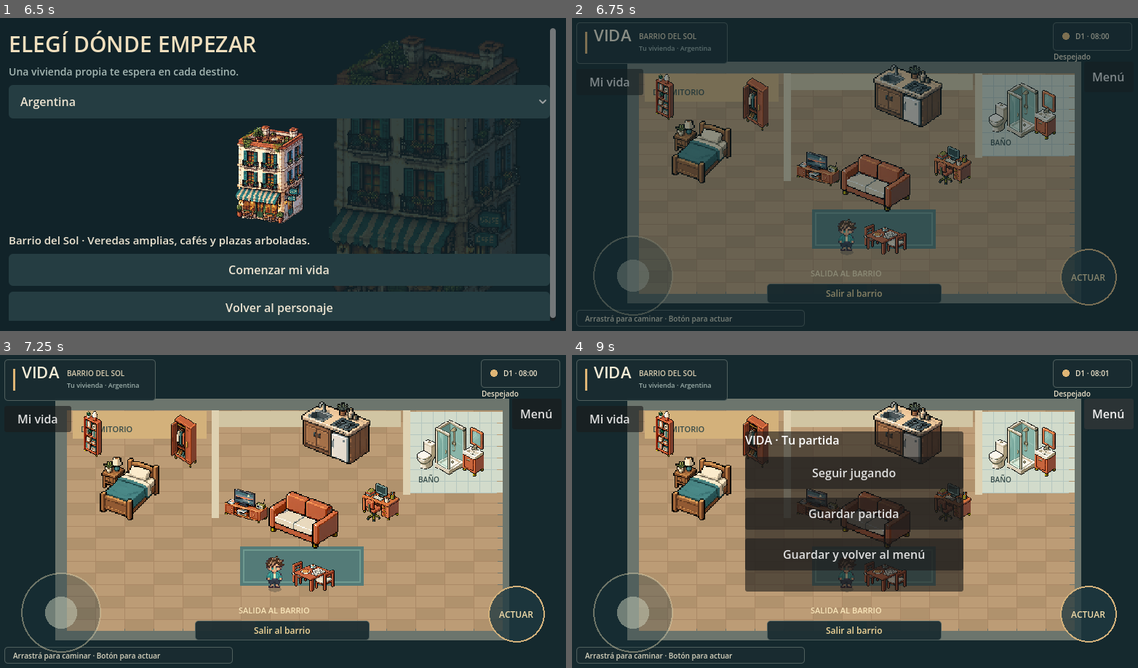
Above: before the commit, frames 1-4 (two rows, left to right).
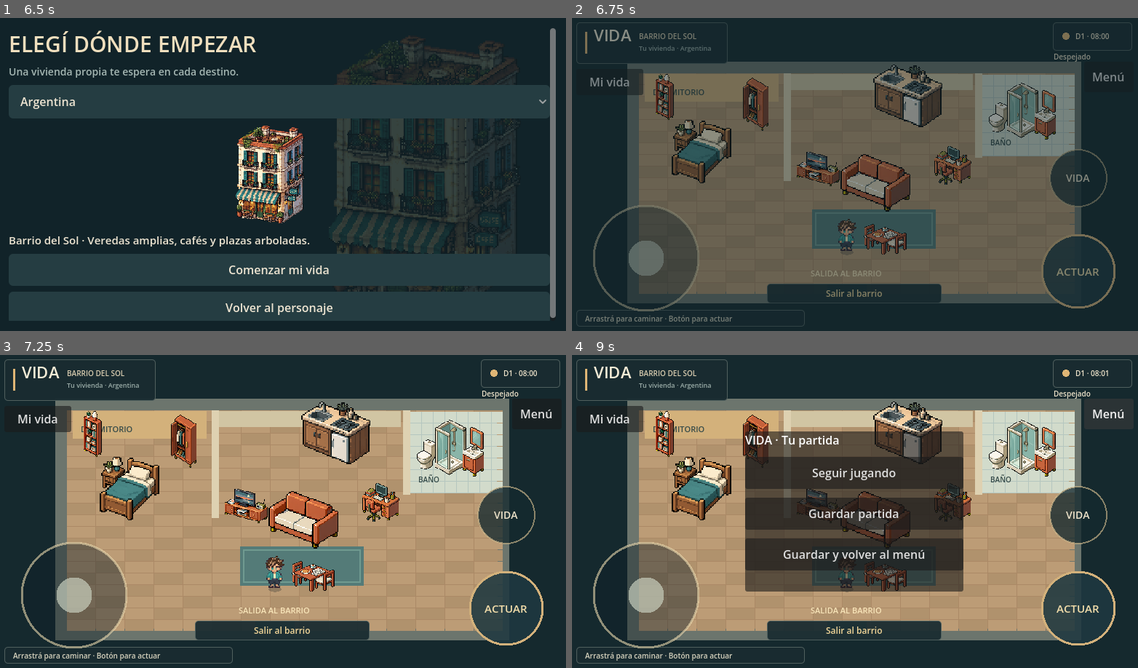
Above: after the commit, the same moments.

Repository: AgustinWojtyszyn/Life--simulador-de-vida
Game: Godot game, scene res://scenes/app.tscn
Same seed, same stepped clock (60 frames per second), same inputs: the game is played once before the commit and once after it.
Inputs:
- Up to frame 1 (6.5 s): click "Nueva vida" at 0.5 s; click "Hombre" at 1.25 s; click "Clara" at 2 s; click "Natural" at 2.75 s; click "Castaño" at 3.5 s; click "Turquesa" at 4.25 s; click "Gris" at 5 s; click "Continuar → Elegir país" at 5.75 s
- Up to frame 2 (6.75 s): click "Comenzar mi vida" at 6.5 s
- Up to frame 3 (7.25 s): no input
- Up to frame 4 (9 s): click "Mi vida" at 7.25 s; click "Volver al barrio" at 8 s; click "Menú" at 8.75 s

Frame 1 is identical in both runs. In frame 2, 4.7% of the frame differs, in the area x 3-97%, y 41-96%; in frame 3, 5.2%; in frame 4, 5.2%.

Commit message:
feat: add responsive mobile joystick and touch actions

Diff:
--- a/scripts/ui/touch_controls.gd
+++ b/scripts/ui/touch_controls.gd
@@ -2,9 +2,12 @@
 
 var stick_finger := -1
 var action_finger := -1
+var journal_finger := -1
 var stick_center := Vector2.ZERO
 var action_center := Vector2.ZERO
-var radius := 54.0
+var journal_center := Vector2.ZERO
+var radius := 72.0
+var action_radius := 50.0
 var context_available := false
 
 func _ready() -> void:
@@ -17,12 +20,20 @@
 func layout_controls() -> void:
 	var safe := DisplayServer.get_display_safe_area()
 	var screen := Vector2(DisplayServer.window_get_size())
+	var logical := get_viewport_rect().size
+	var scale_factor := clampf(minf(logical.x / 800.0, logical.y / 450.0), 1.0, 1.35)
+	radius = 72.0 * scale_factor
+	action_radius = 50.0 * scale_factor
 	var inset := Vector2(24, 24)
-	if screen.x > 0 and screen.y > 0:
-		inset = Vector2(maxf(24, safe.position.x * size.x / screen.x), maxf(24, (screen.y - safe.end.y) * size.y / screen.y))
-	stick_center = Vector2(inset.x + radius + 18, size.y - inset.y - radius - 8)
-	var right_inset := maxf(24, (screen.x - safe.end.x) * size.x / maxf(screen.x, 1))
-	action_center = Vector2(size.x - right_inset - 54, size.y - inset.y - 60)
+	if screen.x > 0 and screen.y > 0 and safe.size != Vector2i.ZERO:
+		inset = Vector2(
+			maxf(24, safe.position.x * logical.x / screen.x),
+			maxf(24, (screen.y - safe.end.y) * logical.y / screen.y)
+		)
+	stick_center = Vector2(inset.x + radius + 18, logical.y - inset.y - radius - 14)
+	var right_inset := maxf(24, (screen.x - safe.end.x) * logical.x / maxf(screen.x, 1)) if safe.size != Vector2i.ZERO else 24.0
+	action_center = Vector2(logical.x - right_inset - action_radius - 18, logical.y - inset.y - action_radius - 18)
+	journal_center = action_center + Vector2(0, -(action_radius * 2.0 + 28.0))
 	queue_redraw()
 
 func _process(_delta: float) -> void:
@@ -31,6 +42,7 @@
 	if get_tree().paused:
 		stick_finger = -1
 		action_finger = -1
+		journal_finger = -1
 		InputManager.reset()
 		queue_redraw()
 		return
@@ -43,46 +55,67 @@
 		queue_redraw()
 
 func _input(event: InputEvent) -> void:
-	if not visible or get_tree().paused:
+	if not visible:
 		return
 	if event is InputEventScreenTouch:
 		if event.pressed:
-			if stick_finger == -1 and event.position.distance_to(stick_center) < radius * 1.6:
+			if get_tree().paused:
+				return
+			if stick_finger == -1 and event.position.distance_to(stick_center) < radius * 1.55:
 				stick_finger = event.index
 				update_stick(event.position)
-			elif context_available and action_finger == -1 and event.position.distance_to(action_center) < 45:
+			elif action_finger == -1 and event.position.distance_to(action_center) < action_radius * 1.25:
 				action_finger = event.index
-				InputManager.touch_interaction = true
+				if context_available:
+					InputManager.touch_interaction = true
+			elif journal_finger == -1 and event.position.distance_to(journal_center) < action_radius:
+				journal_finger = event.index
+				open_journal()
 		else:
 			if event.index == stick_finger:
 				stick_finger = -1
 				InputManager.touch_vector = Vector2.ZERO
 			if event.index == action_finger:
 				action_finger = -1
-		queue_redraw()
+			if event.index == journal_finger:
+				journal_finger = -1
+			queue_redraw()
 	elif event is InputEventScreenDrag and event.index == stick_finger:
 		update_stick(event.position)
 
 func update_stick(at: Vector2) -> void:
 	var axis := (at - stick_center) / radius
-	InputManager.touch_vector = Vector2.ZERO if axis.length() < 0.15 else axis.limit_length()
+	InputManager.touch_vector = Vector2.ZERO if axis.length() < 0.12 else axis.limit_length()
 	queue_redraw()
+
+func open_journal() -> void:
+	var world := WorldManager.active_world
+	if not is_instance_valid(world):
+		return
+	var life_panel := world.get_node_or_null("LifePanel")
+	if life_panel != null and not life_panel.opened:
+		life_panel.show_journal()
 
 func _draw() -> void:
 	if not visible:
 		return
-	draw_circle(stick_center, radius, Color(0.1, 0.2, 0.23, 0.32))
-	draw_arc(stick_center, radius, 0, TAU, 48, Color(0.9, 0.85, 0.7, 0.42), 2)
-	draw_circle(stick_center + InputManager.touch_vector * radius * 0.7, 22, Color(0.8, 0.82, 0.74, 0.5))
-	if context_available:
-		draw_circle(action_center, 38, Color(0.12, 0.22, 0.25, 0.78))
-		draw_arc(action_center, 38, 0, TAU, 32, Color("d3b17b"), 2)
-		draw_string(ThemeDB.fallback_font, action_center + Vector2(-29, 5), "ACTUAR", HORIZONTAL_ALIGNMENT_CENTER, 58, 12, Color("f2ddaa"))
+	var font := ThemeDB.fallback_font
+	draw_circle(stick_center, radius, Color(0.06, 0.12, 0.15, 0.42))
+	draw_arc(stick_center, radius, 0, TAU, 56, Color(0.93, 0.86, 0.69, 0.58), 3)
+	draw_circle(stick_center + InputManager.touch_vector * radius * 0.68, radius * 0.34, Color(0.79, 0.82, 0.75, 0.68))
+	var action_color := Color(0.12, 0.22, 0.25, 0.88) if context_available else Color(0.12, 0.18, 0.20, 0.38)
+	draw_circle(action_center, action_radius, action_color)
+	draw_arc(action_center, action_radius, 0, TAU, 40, Color("d3b17b") if context_available else Color(0.65, 0.64, 0.57, 0.42), 3)
+	draw_string(font, action_center + Vector2(-44, 6), "ACTUAR", HORIZONTAL_ALIGNMENT_CENTER, 88, 15, Color("f2ddaa") if context_available else Color(0.72, 0.71, 0.66, 0.62))
+	draw_circle(journal_center, action_radius * 0.78, Color(0.08, 0.16, 0.18, 0.78))
+	draw_arc(journal_center, action_radius * 0.78, 0, TAU, 36, Color(0.83, 0.74, 0.56, 0.62), 2)
+	draw_string(font, journal_center + Vector2(-34, 5), "VIDA", HORIZONTAL_ALIGNMENT_CENTER, 68, 14, Color("eee3ca"))
 
 func _notification(what: int) -> void:
 	if what == NOTIFICATION_APPLICATION_FOCUS_OUT:
 		stick_finger = -1
 		action_finger = -1
+		journal_finger = -1
 		InputManager.reset()
 
 func _exit_tree() -> void:
